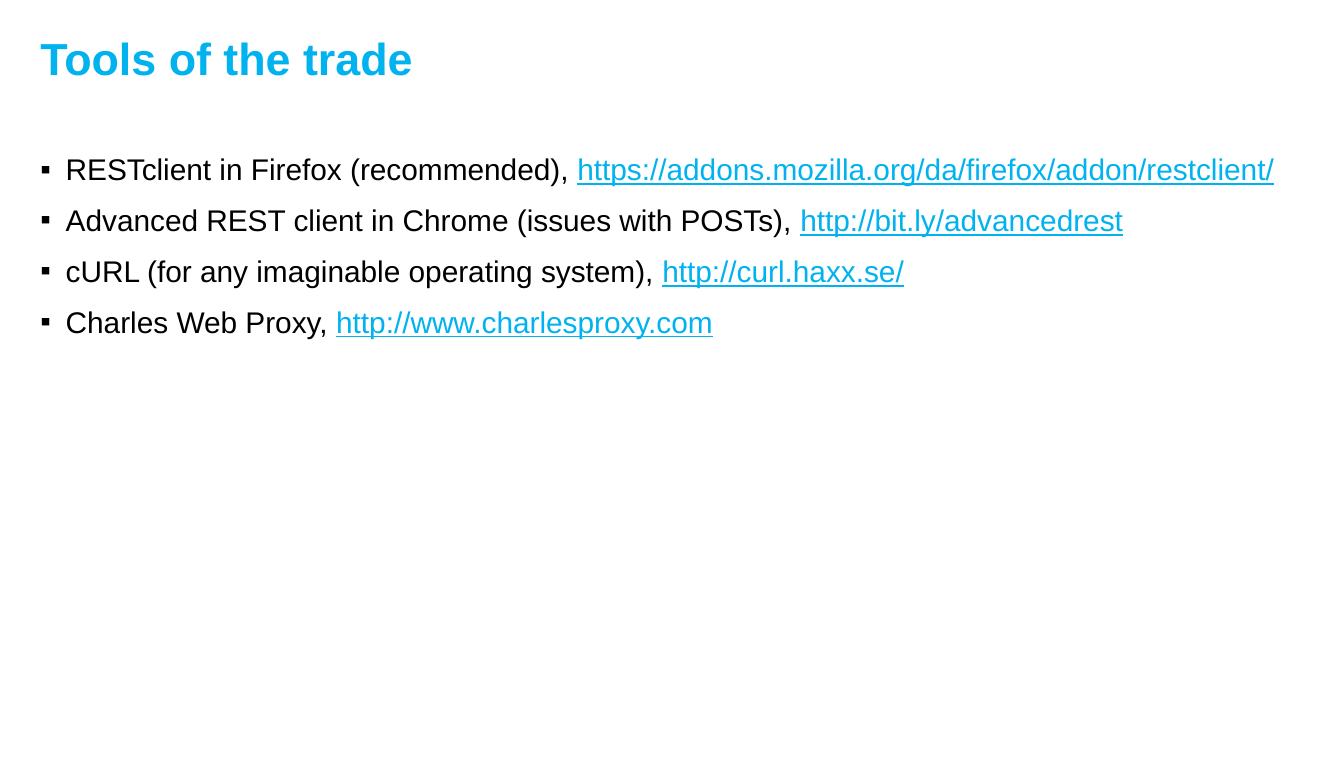
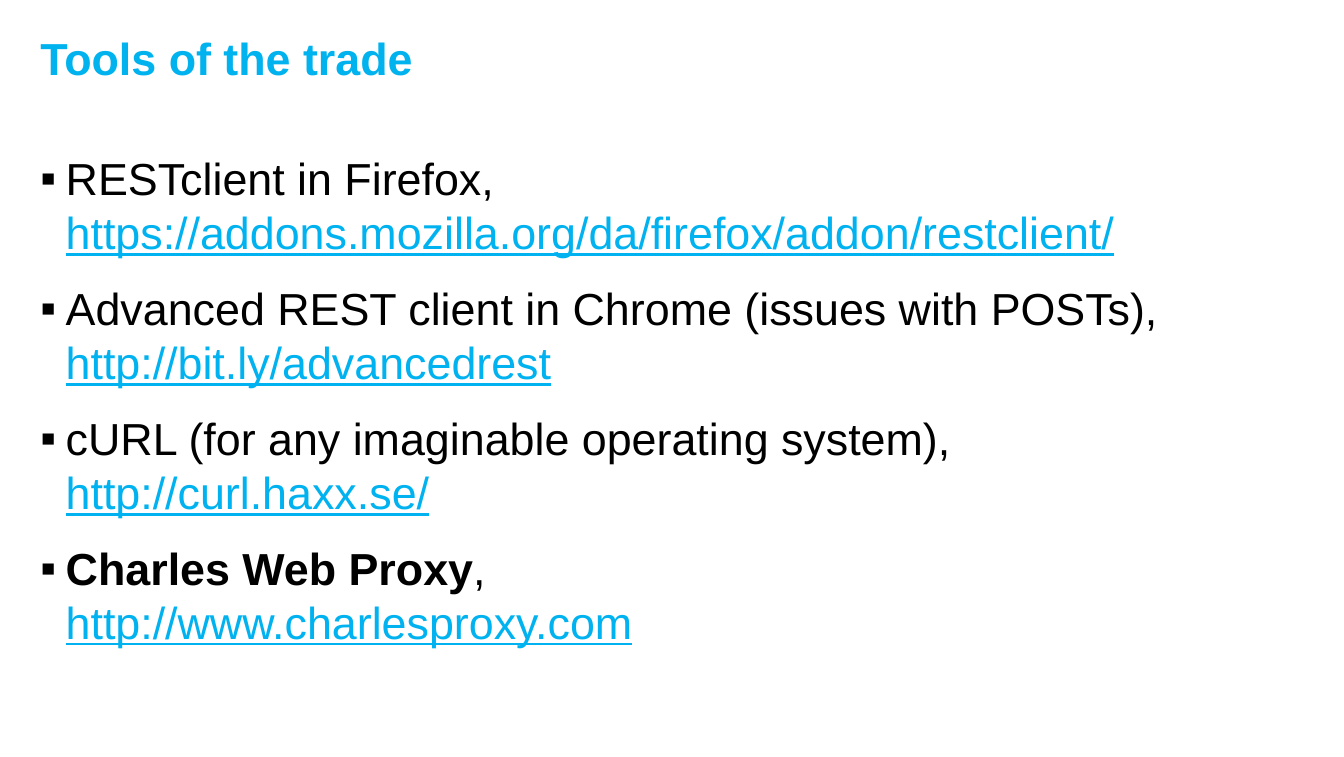
Before and after one commit to lekkimworld/IC14_BP301, a slide deck: slide 62 of BP301 - An introduction to working with the Activity Stream.pptx. Drawn at 1344x757 pixels with LibreOffice and Linux fonts; fonts in the diff are those of the drawing; background and template pictures are left out. Boxes give left, top, right and bottom in pixels: in the first picture for what was removed or moved away, otherwise in the second. Text is boxed around its words. In the diff, an @@ line names an element or a change of style, - is before the commit and + after.

```diff
--- a/BP301 - An introduction to working with the Activity Stream.pptx
+++ b/BP301 - An introduction to working with the Activity Stream.pptx
@@ text at bbox=[66, 162, 1114, 258]: text changed; size 16 to 24 pt @@
-▪ RESTclient in Firefox (recommended), https://addons.mozilla.org/da/firefox/addon/restclient/
+▪ RESTclient in Firefox, https://addons.mozilla.org/da/firefox/addon/restclient/
@@ text at bbox=[66, 292, 1158, 648]: size 16 to 24 pt in "Advanced REST client in Chrome (issues with ...", "cURL (for any imaginable operating system), http://curl.haxx ...", "Charles Web Proxy, http://www.charlesproxy.com"; bold on in "Charles Web Proxy,"; more space between paragraphs @@
```
Also in this commit, not shown: 6 other slides changed, 2 other files.
